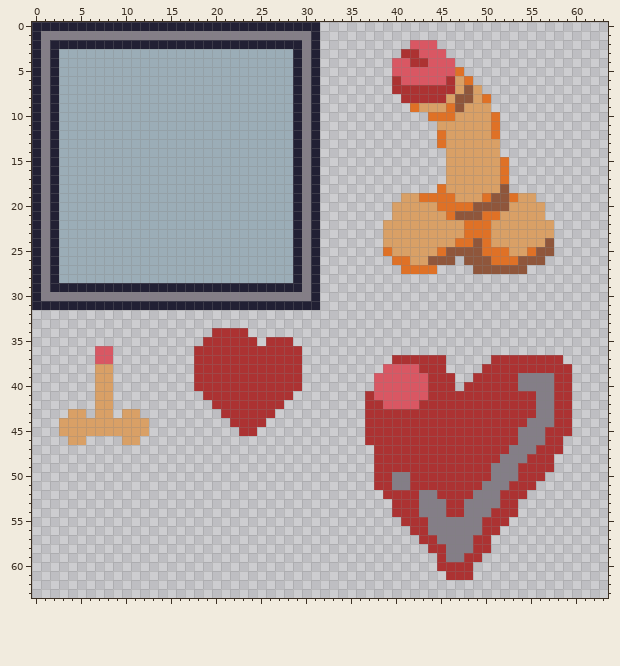
Pixel-art sprite: LD42/Content/Placeholder/placeholder1.png. The first picture shows the starting point.
The file is 64x64 pixels.
After:
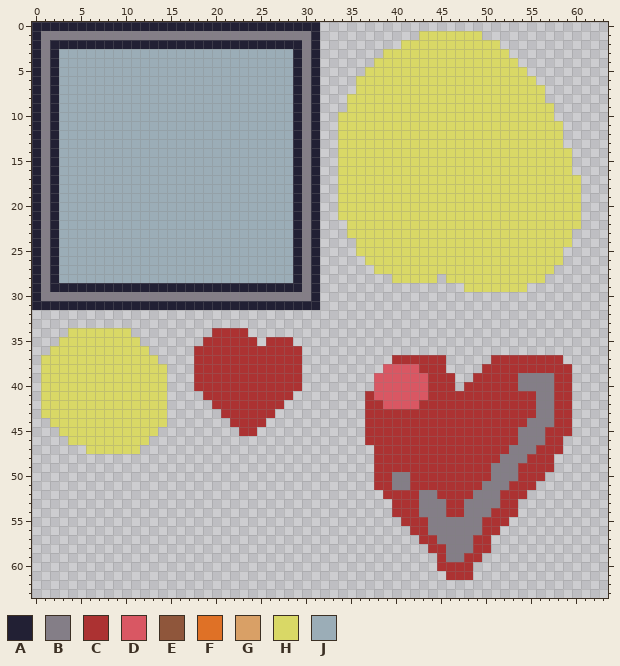
Palette (. is transparent): A #222034  B #847e87  C #ac3232  D #d95763  E #8f563b  F #df7126  G #d9a066  H #d9d866  J #9badb7
From old to new:
Changed rows in their new state; - is an unchanged pixel.
first column x 34:
 1 ---------HHHHHHH-----------
 2 -------HHHHHHHHHHH---------
 3 -----HHHHHHHHHHHHHH--------
 4 ----HHHHHHHHHHHHHHHH-------
 5 ---HHHHHHHHHHHHHHHHHH------
 6 --HHHHHHHHHHHHHHHHHHHH-----
 7 --HHHHHHHHHHHHHHHHHHHHH----
 8 -HHHHHHHHHHHHHHHHHHHHHH----
 9 -HHHHHHHHHHHHHHHHHHHHHHH---
10 HHHHHHHHHHHHHHHHHHHHHHHH---
11 HHHHHHHHHHHHHHHHHHHHHHHHH--
12 HHHHHHHHHHHHHHHHHHHHHHHHH--
13 HHHHHHHHHHHHHHHHHHHHHHHHH--
14 HHHHHHHHHHHHHHHHHHHHHHHHHH-
15 HHHHHHHHHHHHHHHHHHHHHHHHHH-
16 HHHHHHHHHHHHHHHHHHHHHHHHHH-
17 HHHHHHHHHHHHHHHHHHHHHHHHHHH
18 HHHHHHHHHHHHHHHHHHHHHHHHHHH
19 HHHHHHHHHHHHHHHHHHHHHHHHHHH
20 HHHHHHHHHHHHHHHHHHHHHHHHHHH
21 HHHHHHHHHHHHHHHHHHHHHHHHHHH
22 -HHHHHHHHHHHHHHHHHHHHHHHHHH
23 -HHHHHHHHHHHHHHHHHHHHHHHHH-
24 --HHHHHHHHHHHHHHHHHHHHHHHH-
25 --HHHHHHHHHHHHHHHHHHHHHHH--
26 ---HHHHHHHHHHHHHHHHHHHHHH--
27 ----HHHHHHHHHHHHHHHHHHHH---
28 ------HHHHH-HHHHHHHHHHH----
29 --------------HHHHHHH------
first column x 1:
34 ---HHHHHHH----
35 --HHHHHHHHH---
36 -HHHHHHHHHHH--
37 HHHHHHHHHHHHH-
38 HHHHHHHHHHHHHH
39 HHHHHHHHHHHHHH
40 HHHHHHHHHHHHHH
41 HHHHHHHHHHHHHH
42 HHHHHHHHHHHHHH
43 HHHHHHHHHHHHHH
44 -HHHHHHHHHHHHH
45 --HHHHHHHHHHH-
46 ---HHHHHHHHH--
47 -----HHHHHH---
